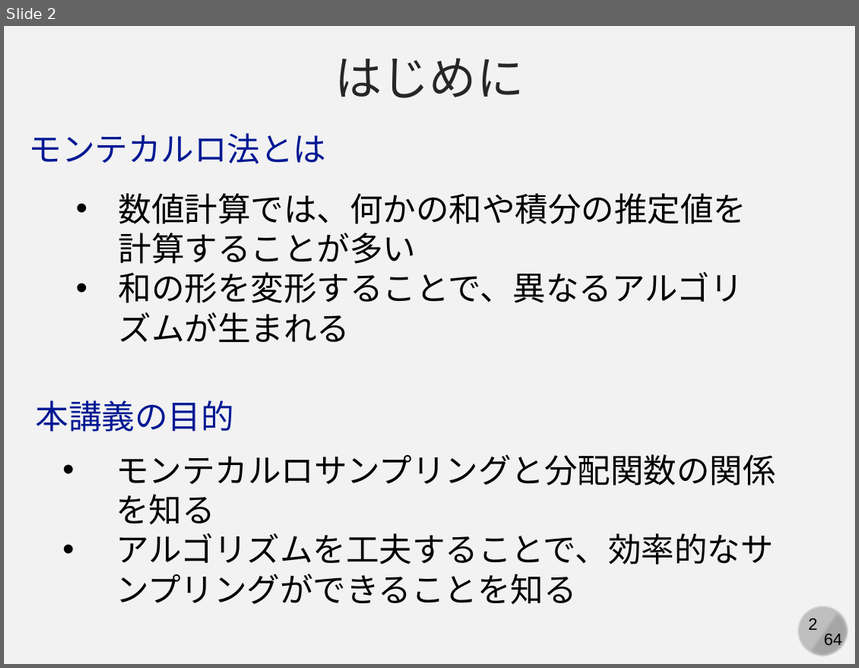
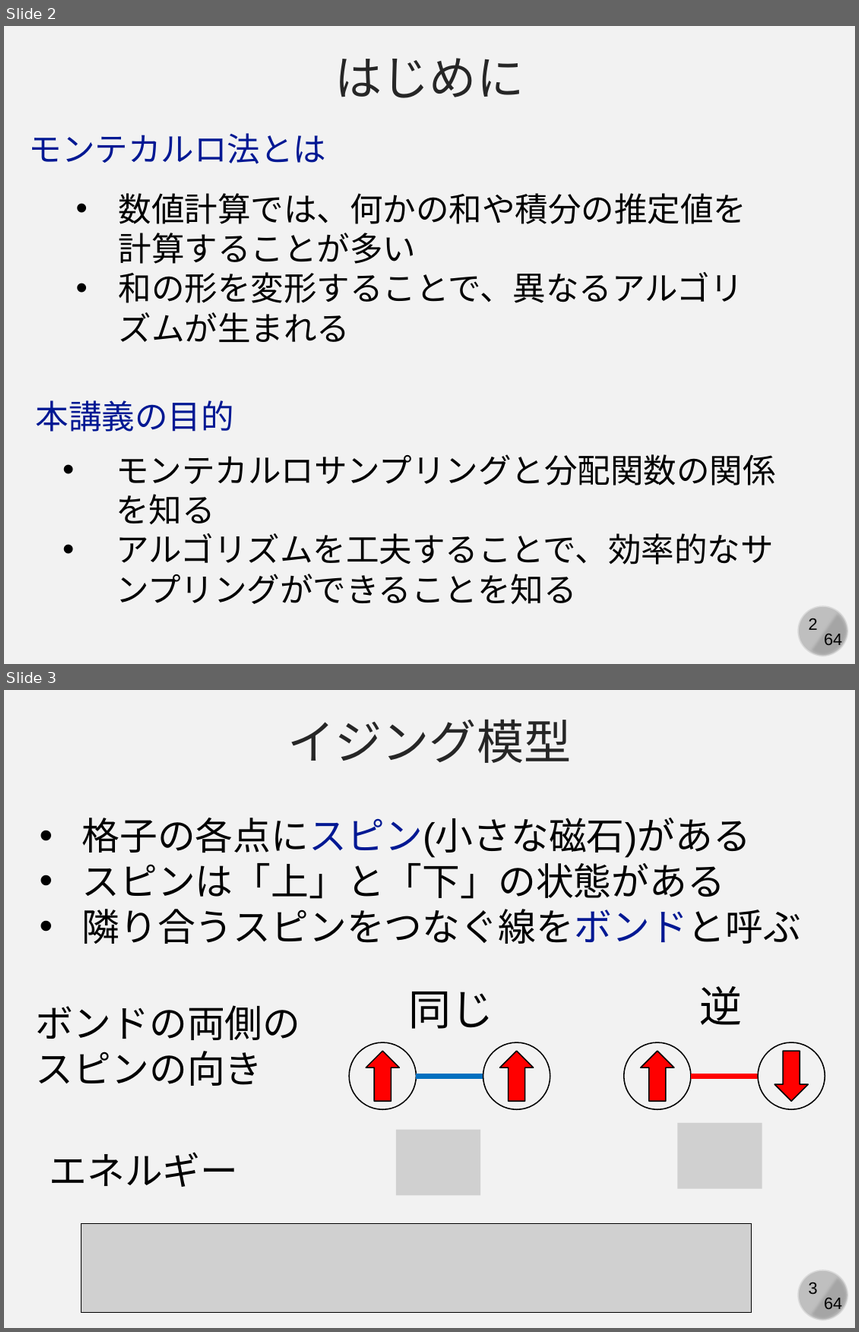
Before and after one commit to kaityo256/simulation_engineering, a slide deck: 04_mc_advanced/simulation04.pptx. Shown one above the other, each under a label of ours: slide 2 before the commit, slides 2 and 3 after it. The pictures are 859x668 and 859x1332 pixels, drawn with LibreOffice and Linux fonts; fonts in the diff are those of the drawing; grey boxes stand for pictures. Boxes give left, top, right and bottom in pixels: in the first picture for what was removed or moved away, otherwise in the second. Text is boxed around its words. In the diff, an @@ line names an element or a change of style, - is before the commit and + after.

Commit message:
updates

```diff
--- a/04_mc_advanced/simulation04.pptx
+++ b/04_mc_advanced/simulation04.pptx
@@ slide 3 added at bbox=[4, 690, 855, 1328], background #F2F2F2; not listed: 4 template elements that a slide beside it also shows @@
@@ text added at bbox=[288, 719, 572, 763], 40 pt, text #262626 @@
+イジング模型
@@ text added at bbox=[82, 818, 802, 944], 32 pt, text #000000 @@
+• 格子の各点にスピン(小さな磁石)がある
+• スピンは「上」と「下」の状態がある
+• 隣り合うスピンをつなぐ線をボンドと呼ぶ
@@ text added at bbox=[36, 1005, 301, 1086], 32 pt, text #000000 @@
+ボンドの両側の
+スピンの向き
@@ text added at bbox=[409, 992, 494, 1029], 36 pt, text #000000 @@
+同じ
@@ text added at bbox=[699, 986, 742, 1025], 36 pt, text #000000 @@
+逆
@@ ellipse added at bbox=[350, 1043, 417, 1110], outline #000000 1 pt @@
@@ down arrow added at bbox=[366, 1051, 399, 1101], fill #FF0000, outline #000000 1 pt @@
@@ ellipse added at bbox=[484, 1043, 550, 1110], outline #000000 1 pt @@
@@ down arrow added at bbox=[500, 1051, 534, 1101], fill #FF0000, outline #000000 1 pt @@
@@ ellipse added at bbox=[623, 1043, 691, 1110], outline #000000 1 pt @@
@@ down arrow added at bbox=[641, 1051, 674, 1101], fill #FF0000, outline #000000 1 pt @@
@@ ellipse added at bbox=[758, 1043, 826, 1110], outline #000000 1 pt @@
@@ down arrow added at bbox=[775, 1051, 808, 1101], fill #FF0000, outline #000000 1 pt @@
@@ line added from (416, 1076) to (484, 1076), #0070C0 4.5 pt @@
@@ line added from (691, 1076) to (758, 1076), #FF0000 4.5 pt @@
@@ picture added at bbox=[396, 1130, 481, 1195] @@
@@ picture added at bbox=[677, 1123, 762, 1189] @@
@@ text added at bbox=[49, 1152, 238, 1187], 32 pt, text #000000 @@
+エネルギー
@@ picture added at bbox=[82, 1224, 751, 1312] @@
```
Also in this commit, not shown: 3 other slides added.
